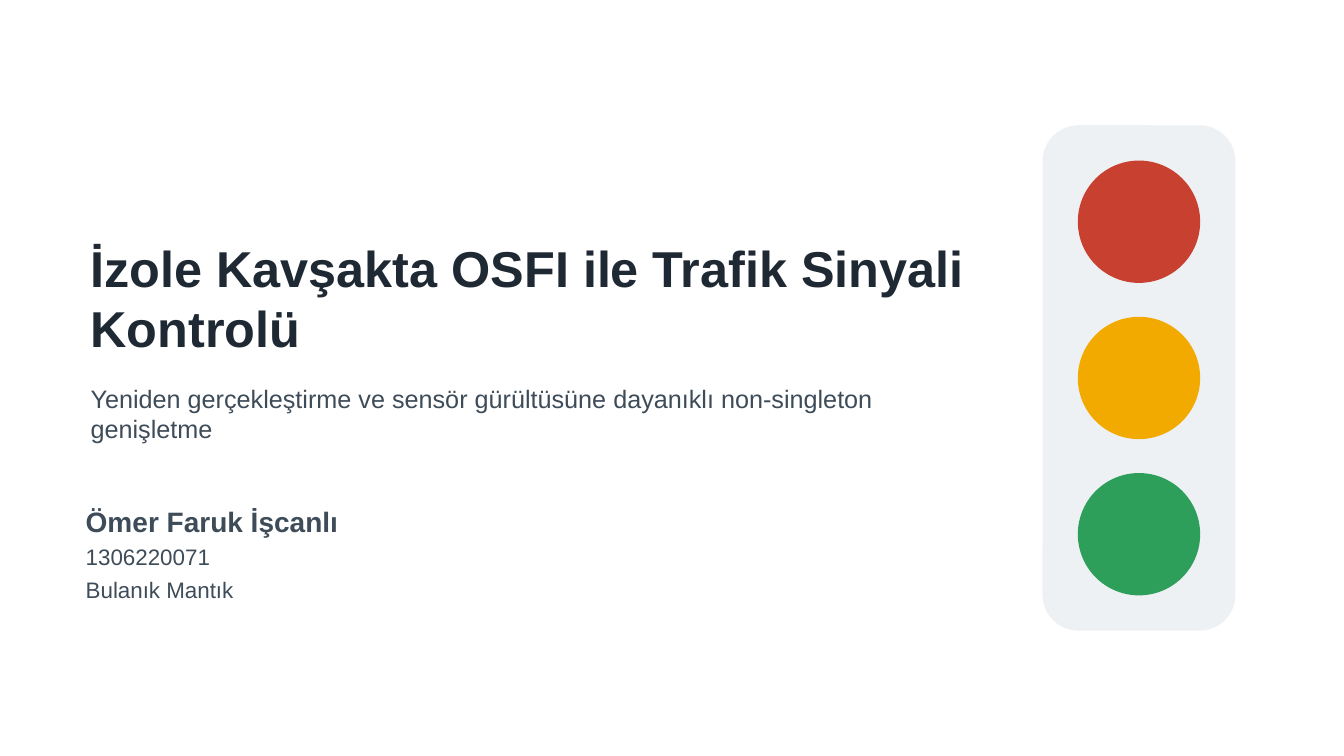
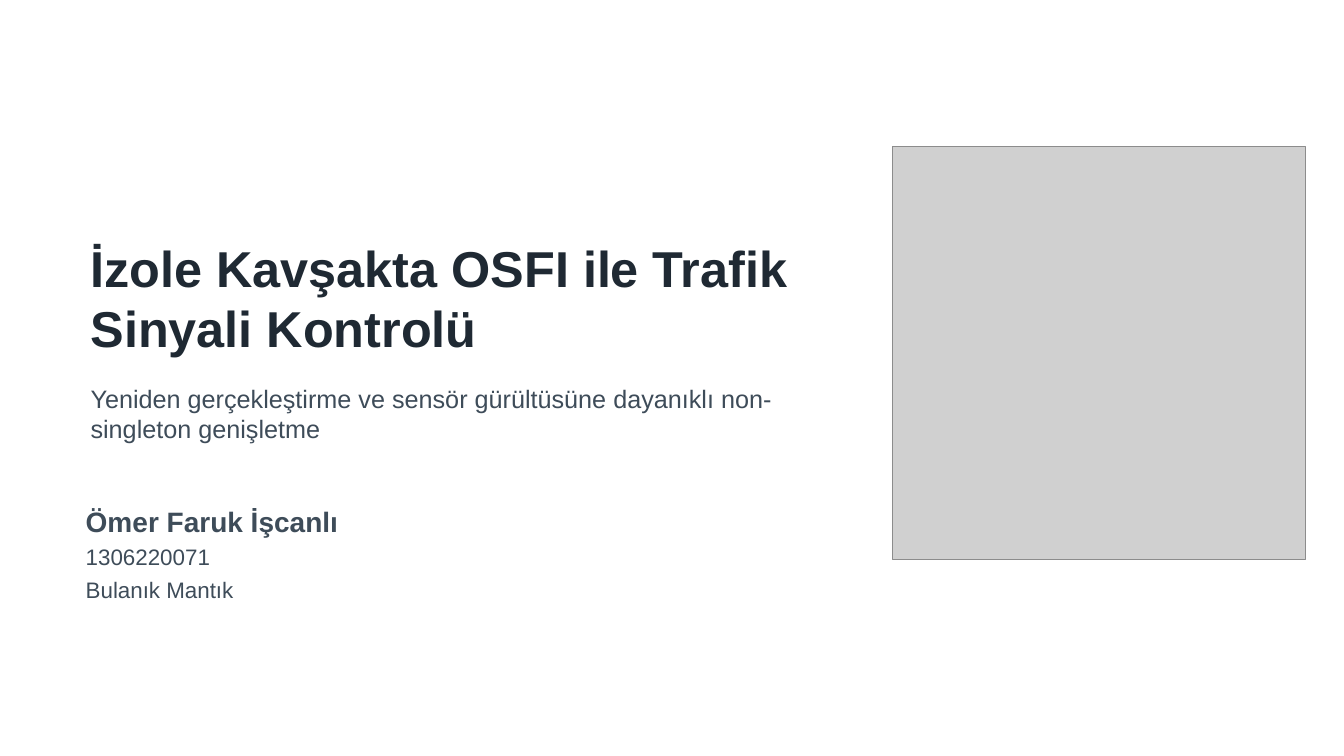
Before and after one commit to iscanliomerfaruk/osfi-traffic-signal-control, a slide deck: slide 1 of presentation/OSFI_Sunum.pptx. Drawn at 1344x756 pixels with LibreOffice and Linux fonts; fonts in the diff are those of the drawing; grey boxes stand for pictures. Boxes give left, top, right and bottom in pixels: in the first picture for what was removed or moved away, otherwise in the second. Text is boxed around its words. In the diff, an @@ line names an element or a change of style, - is before the commit and + after.

```diff
--- a/presentation/OSFI_Sunum.pptx
+++ b/presentation/OSFI_Sunum.pptx
@@ title "İzole Kavşakta OSFI ile Trafik ..." rewrapped from bbox=[91, 247, 963, 348] to bbox=[91, 247, 787, 357] @@
@@ picture added at bbox=[892, 146, 1306, 560] @@
@@ rounded rectangle removed at bbox=[1044, 126, 1235, 630] @@
@@ ellipse removed at bbox=[1079, 161, 1200, 282] @@
@@ ellipse removed at bbox=[1079, 318, 1200, 439] @@
@@ text "Yeniden gerçekleştirme ve sensör gürültüsüne ..." rewrapped from bbox=[91, 389, 872, 444] to bbox=[91, 389, 771, 444] @@
@@ ellipse removed at bbox=[1079, 474, 1200, 595] @@
```
Also in this commit, not shown: 1 other slide changed, 1 other file.
